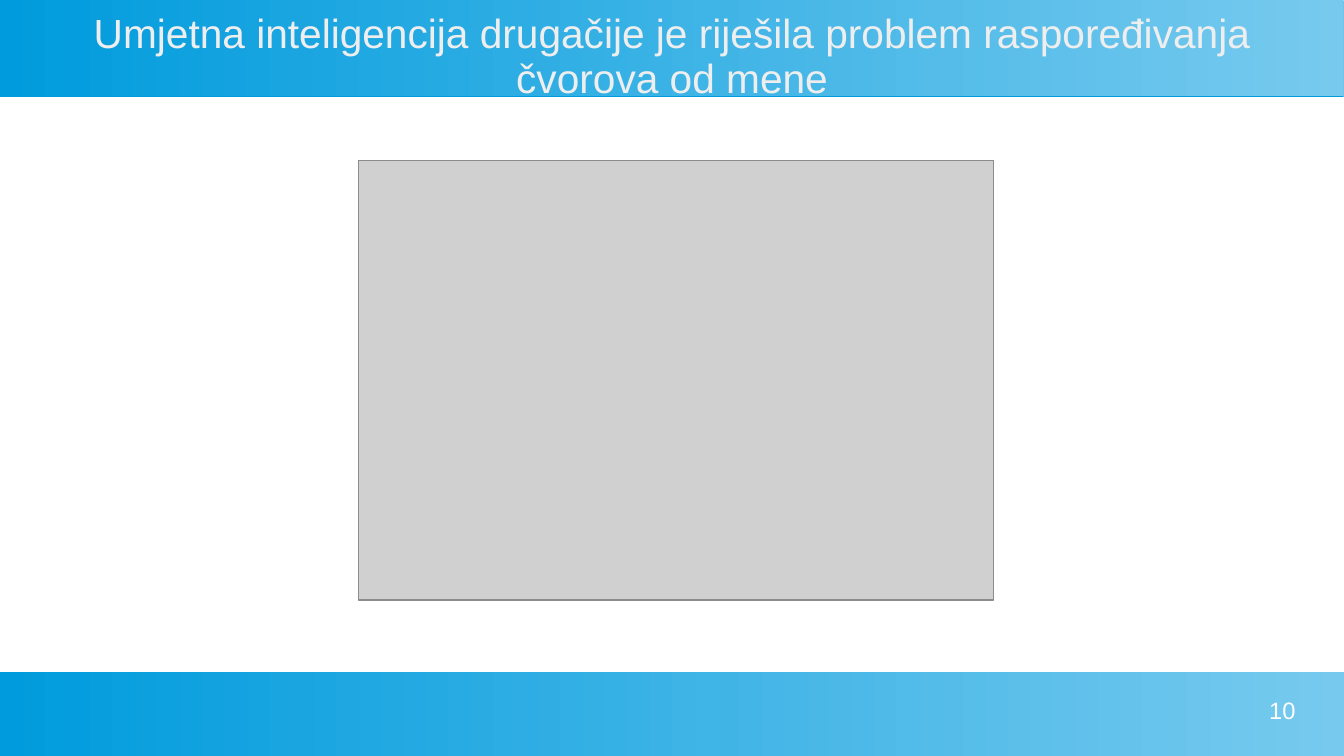
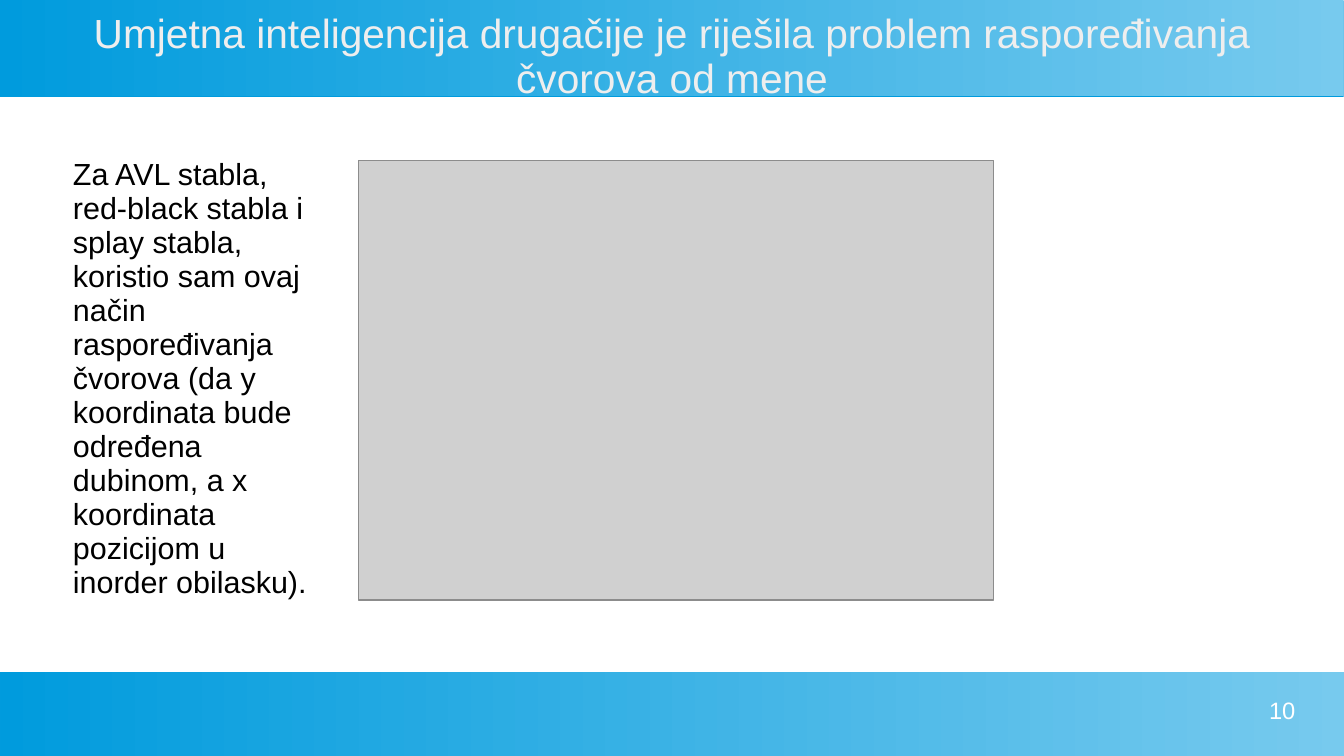
Before and after one commit to FlatAssembler/AECforWebAssembly, a slide deck: slide 10 of vizualizacija_stabala.ppt. Drawn at 1344x756 pixels with LibreOffice and Linux fonts; fonts in the diff are those of the drawing; grey boxes stand for pictures. Boxes give left, top, right and bottom in pixels: in the first picture for what was removed or moved away, otherwise in the second. Text is boxed around its words. In the diff, an @@ line names an element or a change of style, - is before the commit and + after.

Commit message:
Added an illustration of red-black trees

```diff
--- a/vizualizacija_stabala.ppt
+++ b/vizualizacija_stabala.ppt
@@ text added at (x1=73, y1=163, x2=306, y2=599), 18 pt, text #000000 @@
+Za AVL stabla, red-black stabla i splay stabla, koristio sam ovaj način raspoređivanja čvorova (da y koordinata bude određena dubinom, a x koordinata pozicijom u inorder obilasku).
```
Also in this commit, not shown: 3 other slides changed, 1 slide added.
